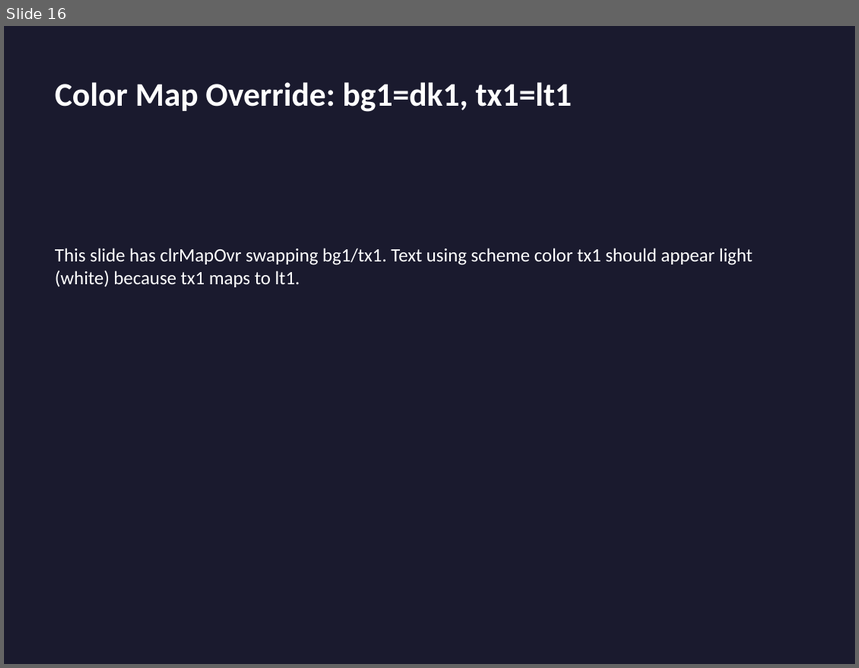
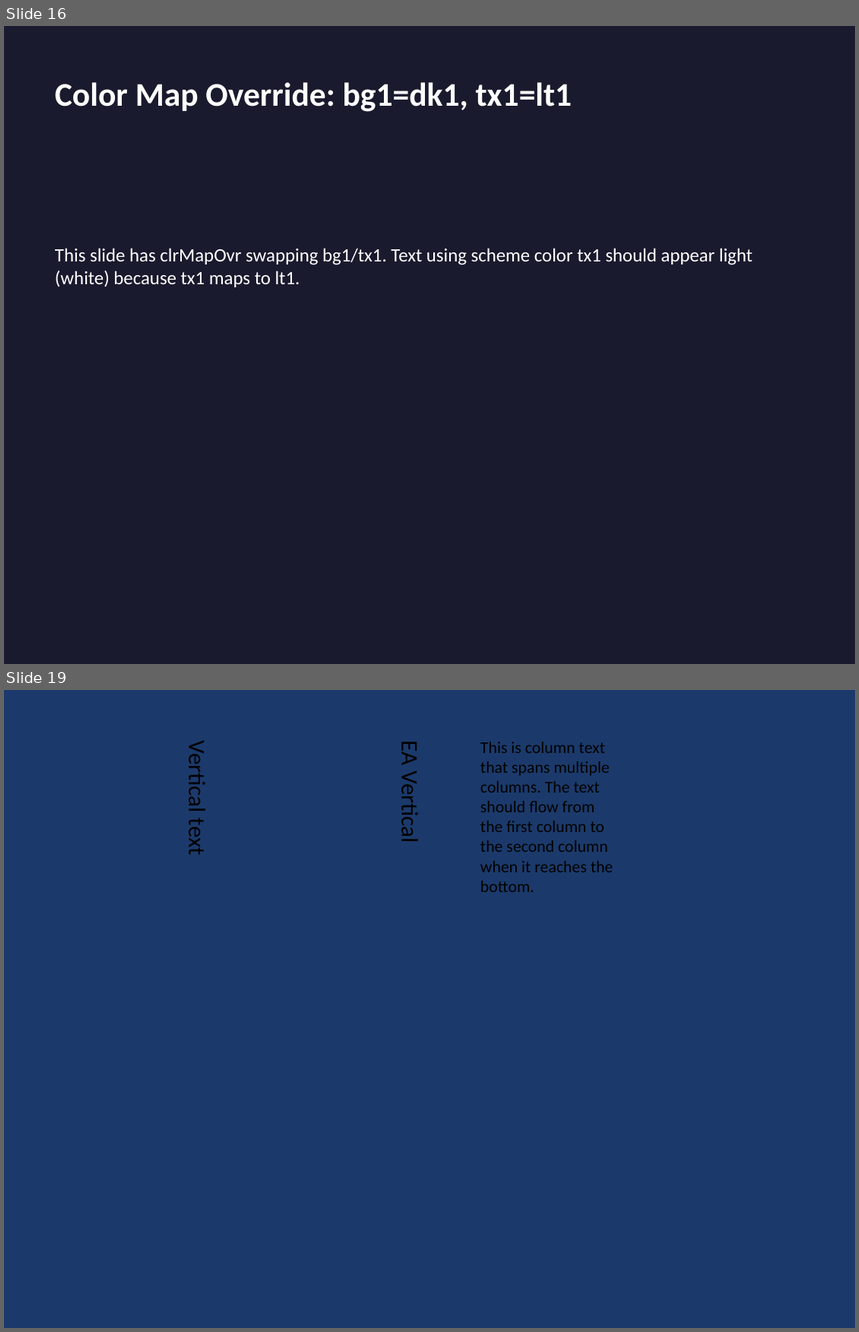
Before and after one commit to t-ujiie-g/pptx-svg, a slide deck: test_fixtures/test_features.pptx. Shown one above the other, each under a label of ours: slide 16 before the commit, slides 16 and 19 after it; the slides between them are not shown. The pictures are 859x668 and 859x1332 pixels, drawn with LibreOffice and Linux fonts; fonts in the diff are those of the drawing. Boxes give left, top, right and bottom in pixels: in the first picture for what was removed or moved away, otherwise in the second. Text is boxed around its words. In the diff, an @@ line names an element or a change of style, - is before the commit and + after.

Commit message:
Enhance serialization and parsing for text properties in presentations
- Updated serializer to handle additional properties in BodyProps and TextRun, including rotation, vertical text, column settings, and hyperlink support.
- Enhanced SVG parser to extract complex script and symbol fonts, kerning, and additional text attributes.
- Expanded test features to cover new functionalities such as text rotation, tab stops, vertical text, hyperlinks, and image bullets.
- Updated test assertions to validate the presence of new elements and attributes in generated slides.

```diff
--- a/test_fixtures/test_features.pptx
+++ b/test_fixtures/test_features.pptx
@@ slide 19 added at [4, 690, 855, 1328], background #1B3A6B @@
@@ text added at [183, 748, 211, 855], 20 pt, text #000000 @@
+Vertical text
@@ text added at [395, 743, 424, 841], 20 pt, text #000000 @@
+EA Vertical
@@ text added at [481, 742, 614, 892], 14 pt, text #000000 @@
+This is column text that spans multiple columns. The text should flow from the first column to the second column when it reaches the bottom.
```
Also in this commit, not shown: 4 other slides added, 8 other files.
